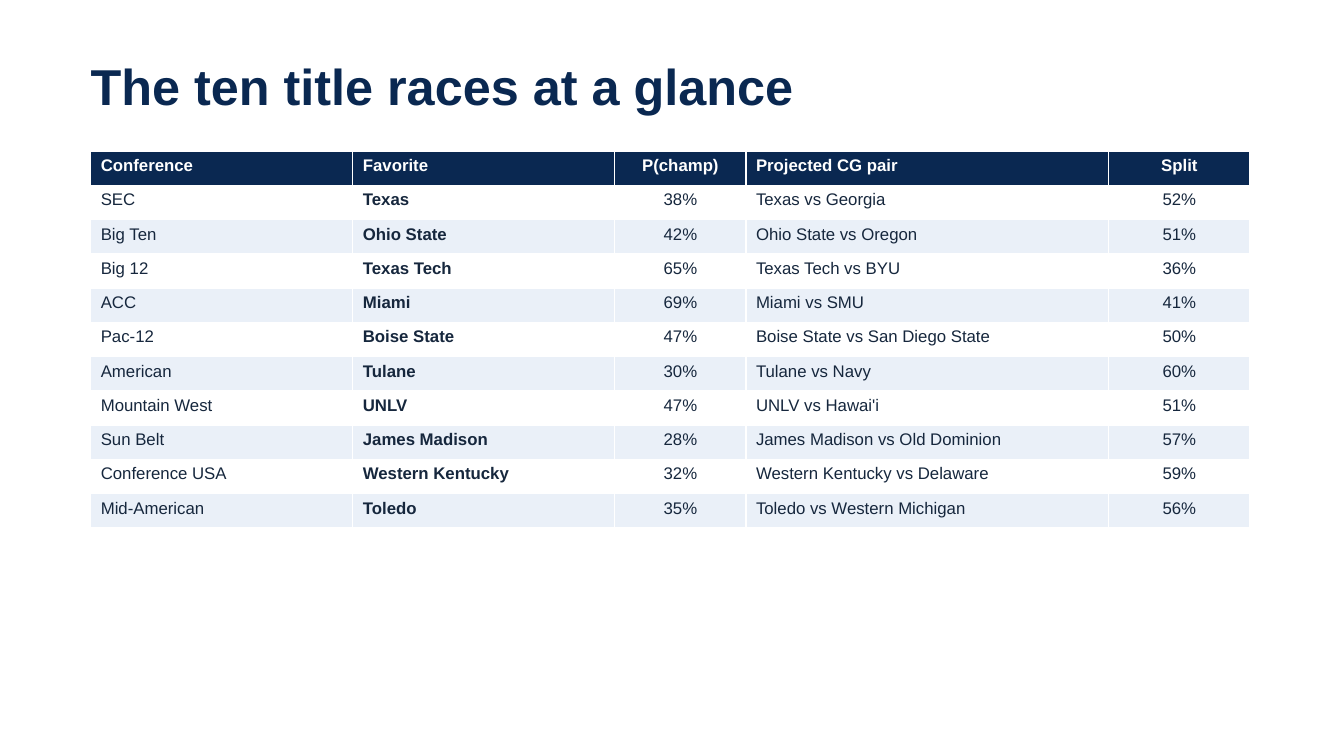
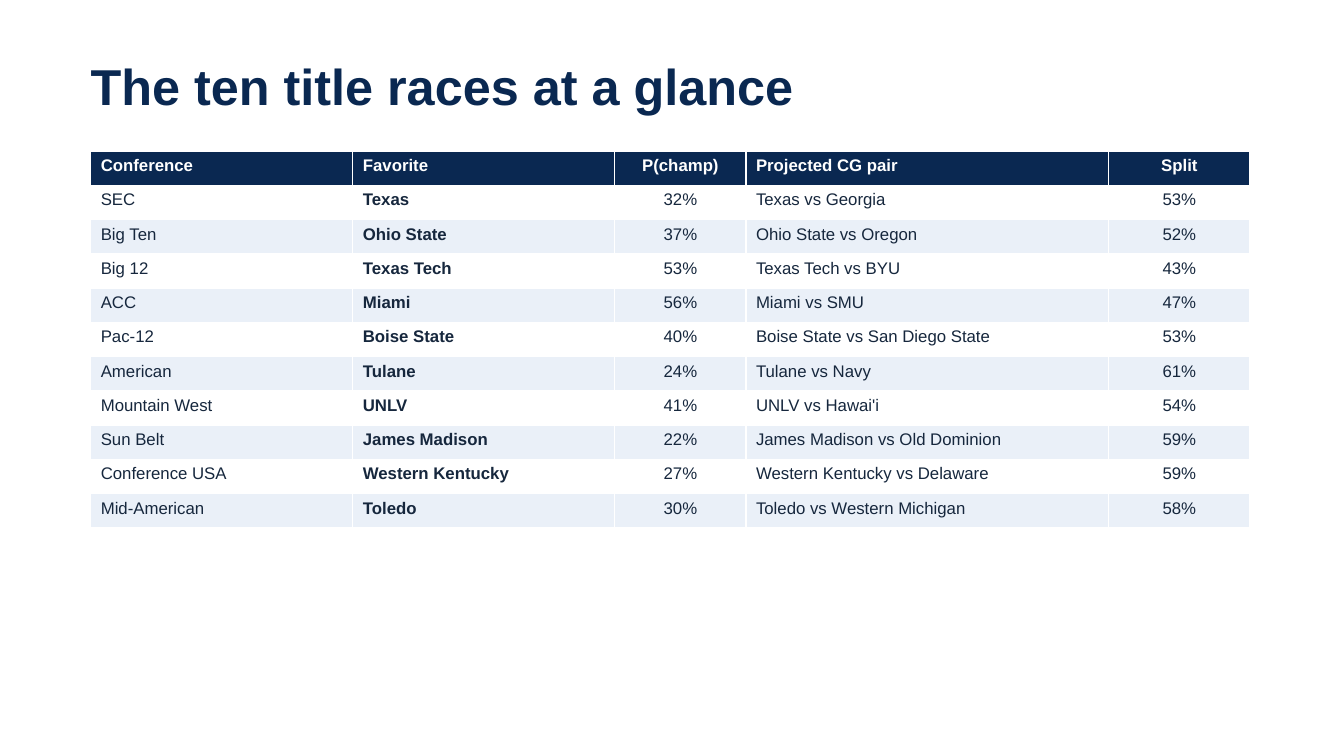
Before and after one commit to lucasalvarezflorida-lab/ncaa-fbs-analytics, a slide deck: slide 3 of decks/2026_Season_Sim_Overview.pptx. Drawn at 1344x756 pixels with LibreOffice and Linux fonts; fonts in the diff are those of the drawing. Boxes give left, top, right and bottom in pixels: in the first picture for what was removed or moved away, otherwise in the second. Text is boxed around its words. In the diff, an @@ line names an element or a change of style, - is before the commit and + after.

```diff
--- a/decks/2026_Season_Sim_Overview.pptx
+++ b/decks/2026_Season_Sim_Overview.pptx
@@ table at bbox=[91, 151, 1250, 528] @@
-row 2, column 3: 38%
+row 2, column 3: 32%
-row 2, column 5: 52%
+row 2, column 5: 53%
-row 3, column 3: 42%
+row 3, column 3: 37%
-row 3, column 5: 51%
+row 3, column 5: 52%
-row 4, column 3: 65%
+row 4, column 3: 53%
-row 4, column 5: 36%
+row 4, column 5: 43%
-row 5, column 3: 69%
+row 5, column 3: 56%
-row 5, column 5: 41%
+row 5, column 5: 47%
-row 6, column 3: 47%
+row 6, column 3: 40%
-row 6, column 5: 50%
+row 6, column 5: 53%
-row 7, column 3: 30%
+row 7, column 3: 24%
-row 7, column 5: 60%
+row 7, column 5: 61%
-row 8, column 3: 47%
+row 8, column 3: 41%
-row 8, column 5: 51%
+row 8, column 5: 54%
-row 9, column 3: 28%
+row 9, column 3: 22%
-row 9, column 5: 57%
+row 9, column 5: 59%
-row 10, column 3: 32%
+row 10, column 3: 27%
-row 11, column 3: 35%
+row 11, column 3: 30%
-row 11, column 5: 56%
+row 11, column 5: 58%
```
Also in this commit, not shown: 4 other slides changed, 10 other files.
